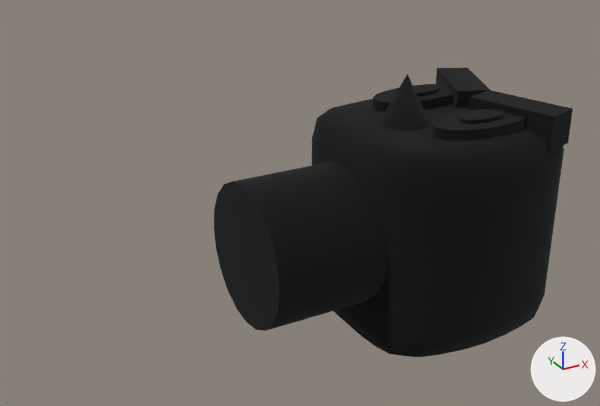
A saved change to the OBJ model Assets/Sprites/turret.obj.
Rendered twice from a camera (50 mm lens) standing at (-32.2, -40.4, 30.3) and looking at (-9.7, 0.4, 9.8). Arrows for +X, +Y and +Z are at lower right; the lights stay in place. Where no turn or scale is listed for an object, it has been applied to the vertices.

Names of what the first picture shows: 'turret'.
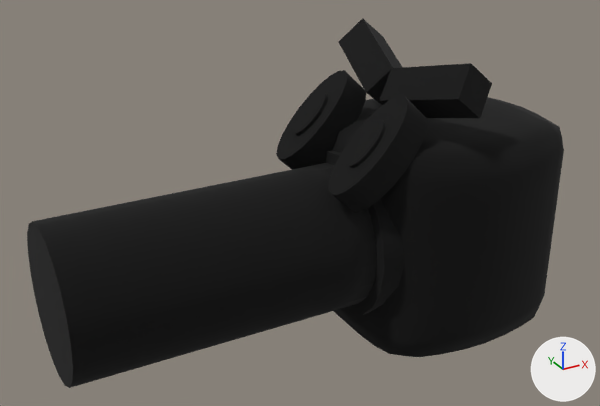
What differs and where, as boxes (x1, y1, x2, y2) in the pictures (600 x 406 px; the box of a moved part takes in the faces that stretch with it):
'turret', reshaped (49% wider, 28% taller): before (214, 68, 573, 357); after (27, 18, 564, 388)
part 1 of me_turret, moved or reshaped: before (432, 109, 525, 141); after (328, 96, 427, 212)
part 2 of me_turret, moved or reshaped: before (460, 110, 504, 124); after (347, 120, 386, 168)
part 3 of me_turret, moved or reshaped: before (414, 85, 439, 97); after (293, 92, 328, 135)
part 4 of me_turret, moved or reshaped: before (373, 84, 453, 112); after (276, 70, 366, 169)
part 5 of me_turret, moved or reshaped: before (469, 90, 573, 152); after (379, 63, 492, 118)
part 6 of me_turret, moved or reshaped: before (436, 68, 490, 108); after (339, 18, 403, 105)
part 7 of me_turret, added (black): after (27, 151, 405, 388)

Edits to the bpy script that builds the scene:
```text
Add mat_aistandardsurface6sg:
    mat_aistandardsurface6sg = principled_material('aiStandardSurface6SG')
    mat_aistandardsurface6sg.base_color = (0.0, 0.0, 0.0)  # black #000000
    mat_aistandardsurface6sg.roughness = 1.0
Change me_turret:
    used by ob_turret; location = (0.0, 0.0, 0.0)
    remove me_turret.from_pydata(...)  # 633 vertices, 717 faces; spans x -13.7..7.6, y -6.9..6.7, z 0.2..17.2
    add me_turret.from_pydata(...)  # 712 vertices, 796 faces; spans x -25.3..7.6, y -6.9..6.7, z 0.2..19.6
    me_turret part 1: the loose piece of 42 vertices spanning x -2.8..4.1, y -5.1..-1.8, z 12.7..14.7 is turned -46.9 degrees about the y axis through its middle, then moved by (-7.5, 0.0, 0.0)
    me_turret part 2: the loose piece of 42 vertices spanning x -0.9..2.3, y -4.2..-2.7, z 14.0..14.9 is turned -46.9 degrees about the y axis through its middle, then moved by (-8.0, 0.0, -0.2)
    me_turret part 3: the loose piece of 42 vertices spanning x -0.9..2.3, y 2.1..3.6, z 14.0..14.9 is turned -46.9 degrees about the y axis through its middle, then moved by (-8.0, 0.0, -0.2)
    me_turret part 4: the loose piece of 42 vertices spanning x -2.8..4.1, y 1.3..4.6, z 12.7..14.7 is turned -46.9 degrees about the y axis through its middle, then moved by (-7.5, 0.0, 0.0)
    me_turret part 5: the loose piece of 8 vertices spanning x 2.0..5.8, y -6.4..-0.1, z 13.0..15.2 is multiplied about its middle by the matrix ((0.626, -0.047, -0.778), (0.029, 0.999, -0.037), (0.779, 0.0, 0.627)), then moved by (-6.8, 0.0, 2.7)
    me_turret part 6: the loose piece of 8 vertices spanning x 2.1..6.6, y -0.2..6.1, z 13.0..15.2 is multiplied about its middle by the matrix ((0.626, -0.047, -0.778), (0.029, 0.999, -0.037), (0.779, 0.0, 0.627)), then moved by (-7.2, 0.0, 3.1)
    me_turret part 7: a new loose piece of 142 vertices spanning x -25.3..-5.6, y -5.3..5.3, z 2.0..12.6
    add me_turret.materials.append(mat_aistandardsurface6sg)  # black #000000
```
